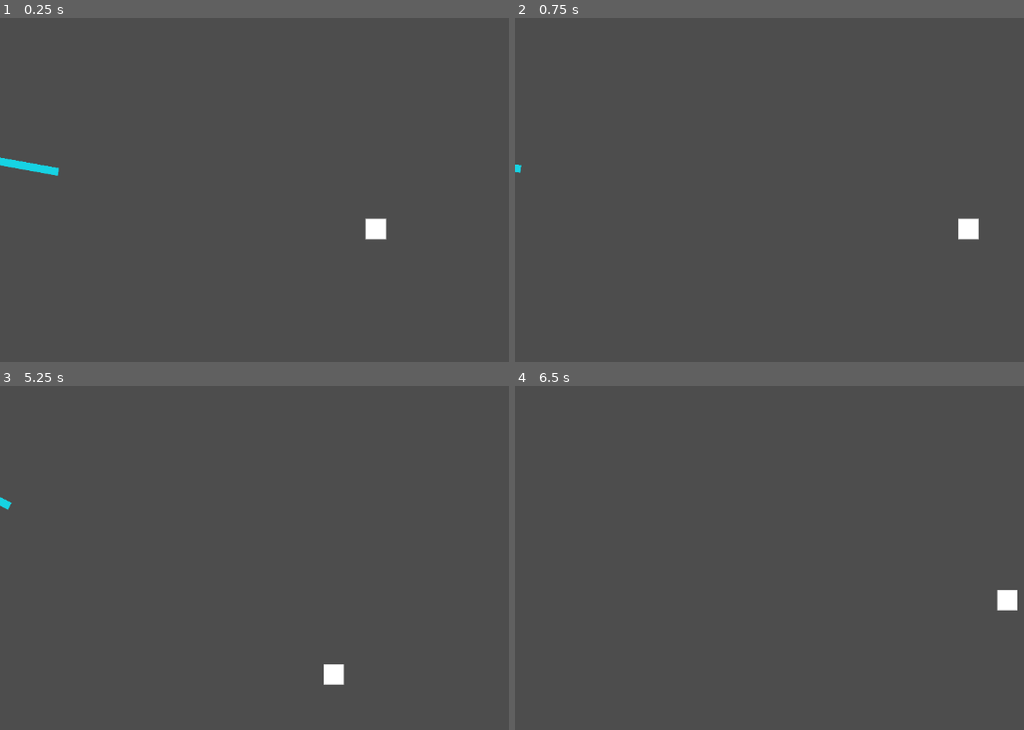
Above: before the commit, frames 1-4 (two rows, left to right).
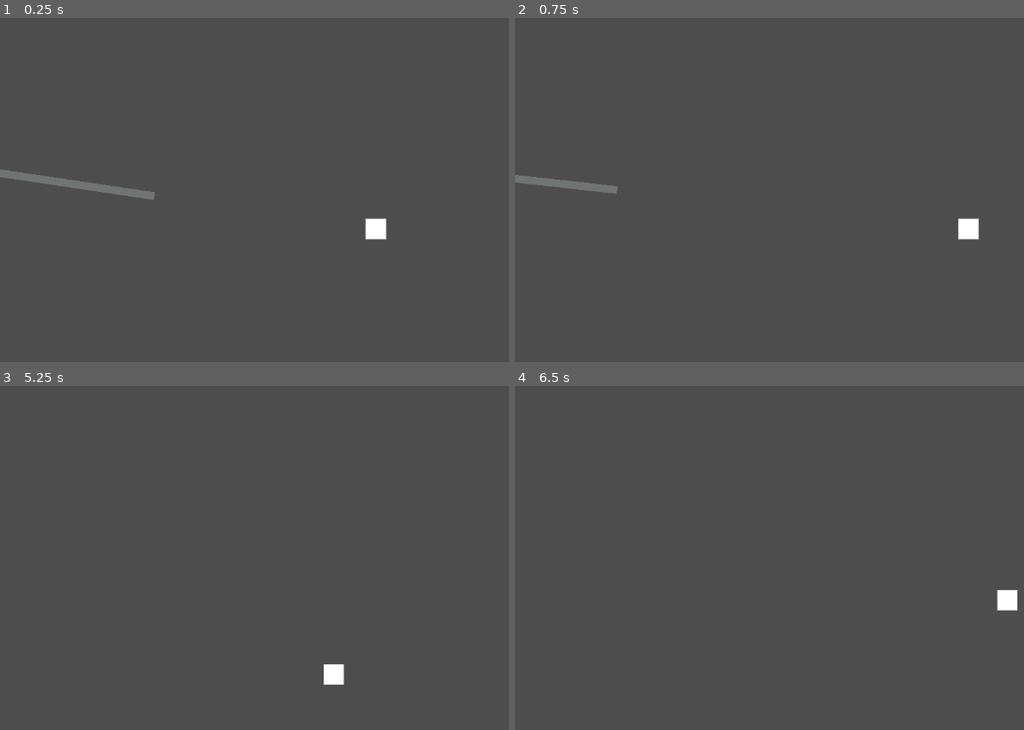
Above: after the commit, the same moments.

Repository: Abbarnan/DashNBeatScripts
Game: Godot game, scene res://Levels/MainGameMenu.tscn
Same seed, same stepped clock (60 frames per second), same inputs: the game is played once before the commit and once after it.
Inputs:
- Up to frame 1 (0.25 s): no input
- Up to frame 2 (0.75 s): tap Enter at 0.5 s; hold Right (ui_right) from 0.53 s (still down)
- Up to frame 3 (5.25 s): release Right (ui_right) at 1.28 s; hold Down (ui_down) 1.28-2.03 s; hold Right (ui_right) 2.03-2.78 s; hold Up (ui_up) 2.78-3.53 s; hold Left (ui_left) 3.53-5.03 s; tap Space at 5 s; hold Down (ui_down) from 5.03 s (still down)
- Up to frame 4 (6.5 s): release Down (ui_down) at 5.78 s; hold Right (ui_right) from 5.78 s (still down)

The runs differ from the first frame. In frame 1, 1.0% of the frame differs, in the area x 0-31%, y 40-53%; in frame 2, 0.5%; in frame 3, less than 0.1%; in frame 4, nothing differs.

Commit message:
idk
idk what change this is

Diff:
--- a/Levels/MainGameMenu.tscn
+++ b/Levels/MainGameMenu.tscn
@@ -1,8 +1,7 @@
-[gd_scene load_steps=4 format=3 uid="uid://kbe8gnadxdcv"]
+[gd_scene load_steps=3 format=3 uid="uid://kbe8gnadxdcv"]
 
 [ext_resource type="PackedScene" uid="uid://dm5awkowbngfc" path="res://Objects/Character.tscn" id="1_md177"]
 [ext_resource type="PackedScene" uid="uid://d0jvasmw7cvtc" path="res://Objects/AngleAlignedAttack.tscn" id="2_abvts"]
-[ext_resource type="Script" uid="uid://cddvseurt3u0j" path="res://Objects/AttackScript.gd" id="3_g4pb5"]
 
 [node name="Node2D" type="Node2D"]
 scale = Vector2(0.997624, 0.99544)
@@ -11,6 +10,6 @@
 position = Vector2(577.372, 324.48)
 
 [node name="Attack" parent="." instance=ExtResource("2_abvts")]
-position = Vector2(-13.031, 217.994)
+position = Vector2(-16.0381, 236.077)
 rotation = -6.18247
-script = ExtResource("3_g4pb5")
+wait_time = 5
--- a/Movement.gd
+++ b/Movement.gd
@@ -6,6 +6,7 @@
 
 func _ready():
 	animated_sprite = $AnimatedSprite2D
+	Global.player = $"."
 func get_input():
 	var inputDir = Input.get_vector("ui_left", "ui_right", "ui_up", "ui_down")
 	velocity = inputDir * currentSpeed
--- a/Objects/AngleAlignedAttack.tscn
+++ b/Objects/AngleAlignedAttack.tscn
@@ -1,6 +1,7 @@
-[gd_scene load_steps=7 format=3 uid="uid://d0jvasmw7cvtc"]
+[gd_scene load_steps=8 format=3 uid="uid://d0jvasmw7cvtc"]
 
 [ext_resource type="Texture2D" uid="uid://cawlpimic61rh" path="res://assets/DashNBeatAttacks(Physical).png" id="1_svylm"]
+[ext_resource type="Script" uid="uid://djvfx5cgflnow" path="res://Objects/angle_aligned_attack.gd" id="1_x34tp"]
 [ext_resource type="Texture2D" uid="uid://dut0tpgufckvp" path="res://assets/DashNBeatAttacks(Projections).png" id="2_4tf1k"]
 
 [sub_resource type="AtlasTexture" id="AtlasTexture_4tf1k"]
@@ -34,6 +35,7 @@
 size = Vector2(208, 10)
 
 [node name="Attack" type="CharacterBody2D"]
+script = ExtResource("1_x34tp")
 
 [node name="AnimatedSprite2D" type="AnimatedSprite2D" parent="."]
 sprite_frames = SubResource("SpriteFrames_q74ol")
@@ -45,4 +47,8 @@
 shape = SubResource("RectangleShape2D_apa06")
 
 [node name="Timer" type="Timer" parent="."]
+process_callback = 0
+wait_time = 5.0
 one_shot = true
+
+[connection signal="timeout" from="Timer" to="." method="_on_timer_timeout"]
--- a/Objects/AttackScript.gd
+++ b/Objects/AttackScript.gd
@@ -9,11 +9,11 @@
 	sprite = $AnimatedSprite2D
 	timer = $Timer
 	sprite.play("Actual")
-	timer.start
+	timer.start()
 func degrees_Calculation():
 	angle_in_Rad = atan2(player.position.y - position.y, player.position.x - position.x)
 func _process(delta: float) -> void:
-	if timer.wait_time:
+	if timer:
 		degrees_Calculation()
 		rotation = angle_in_Rad
 	else:
--- /dev/null
+++ b/Objects/angle_aligned_attack.gd
@@ -0,0 +1,36 @@
+extends CharacterBody2D
+var player : CharacterBody2D
+var angle_in_Rad : float
+var rotation_direction : int
+var sprite = AnimatedSprite2D
+var timer = Timer
+var move_Attack = false
+var slope : int
+var right_side_node : Node2D
+var move_dir : Vector2
+@export var wait_time : int;
+func _ready() -> void:
+	player = $"../Character"
+	sprite = $AnimatedSprite2D
+	timer = $Timer
+	right_side_node = $"RS node"
+	sprite.play("Projection")
+	timer.wait_time = wait_time
+	timer.start()
+func degrees_Calculation():
+	angle_in_Rad = atan2(player.position.y - position.y, player.position.x - position.x)
+func _process(delta: float) -> void:
+	if !move_Attack:
+		degrees_Calculation()
+		rotation = angle_in_Rad
+	else:
+		sprite.play("Actual")
+		position += move_dir
+
+
+func _on_timer_timeout() -> void:
+	move_dir = Vector2(1,snapped(position.y - Global.player.position.y/position.x - Global.player.position.x,0.1))
+	print(position)
+	print(player.position)
+	print(move_dir)
+	move_Attack = true
--- /dev/null
+++ b/global.gd
@@ -0,0 +1,3 @@
+extends Node
+
+var player : CharacterBody2D
--- a/project.godot
+++ b/project.godot
@@ -15,6 +15,10 @@
 config/features=PackedStringArray("4.4", "Forward Plus")
 config/icon="res://assets/icon.svg"
 
+[autoload]
+
+Global="*res://global.gd"
+
 [dotnet]
 
 project/assembly_name="DashNBeat"
Not shown, added: Objects/angle_aligned_attack.gd.uid
Not shown, added: global.gd.uid
